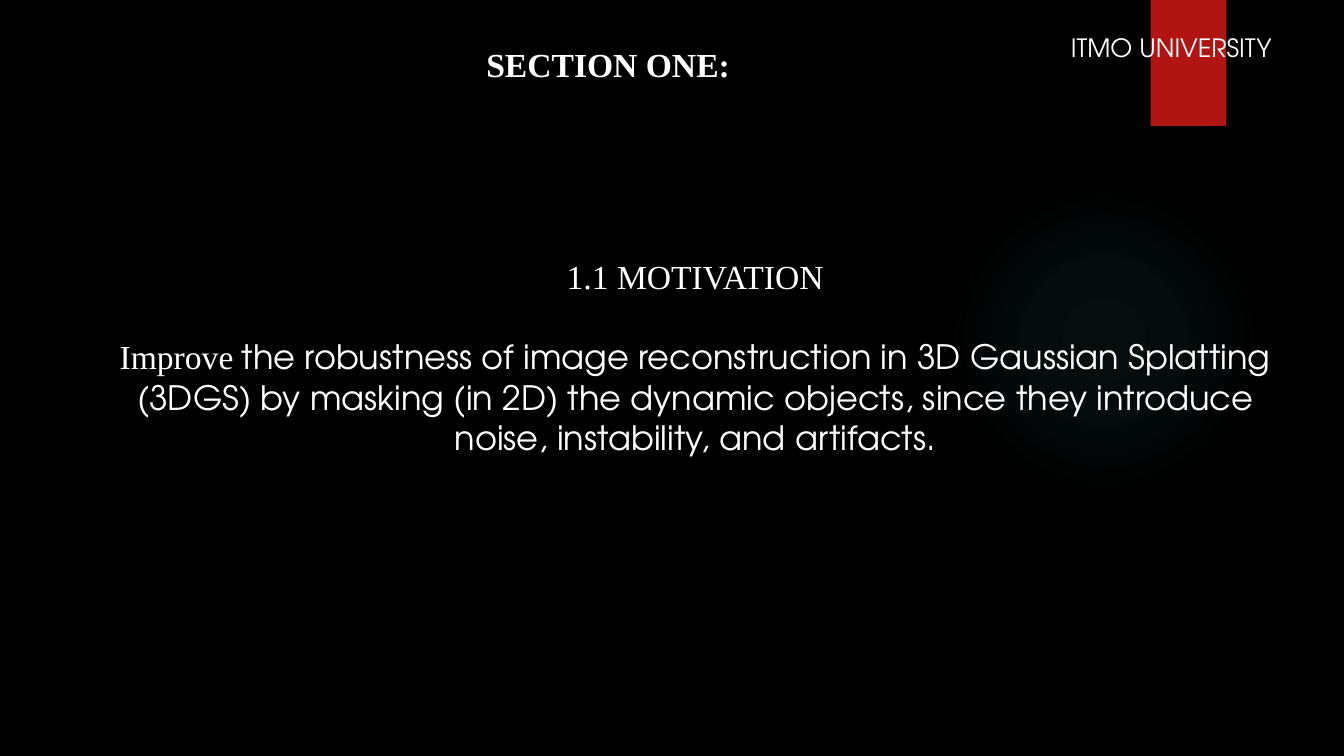
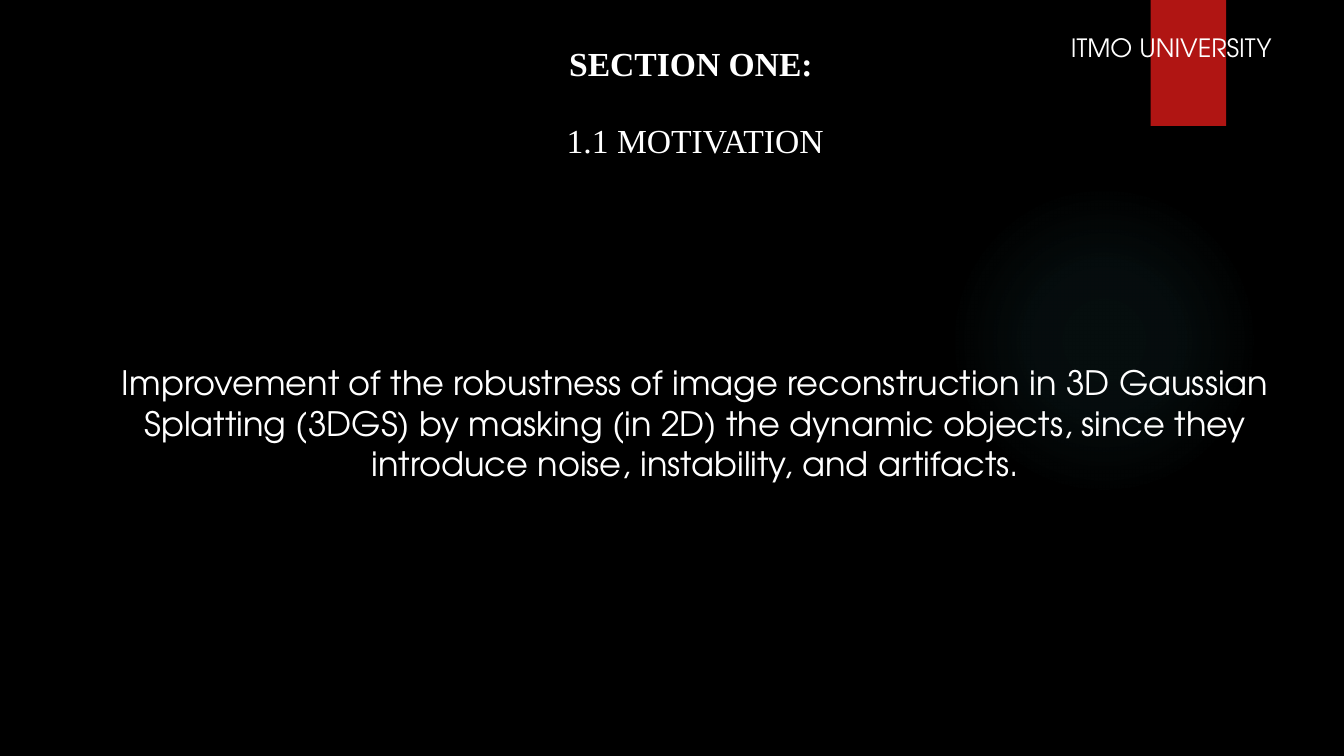
Before and after one commit to PrinssAlex/3dgs-dynamic-masking-47, a slide deck: slide 3 of 3D Gaussian Splatting via Masking Dynamic Objects.pptx. Drawn at 1344x756 pixels with LibreOffice and Linux fonts; fonts in the diff are those of the drawing; background and template pictures are left out. Boxes give left, top, right and bottom in pixels: in the first picture for what was removed or moved away, otherwise in the second. Text is boxed around its words. In the diff, an @@ line names an element or a change of style, - is before the commit and + after.

```diff
--- a/3D Gaussian Splatting via Masking Dynamic Objects.pptx
+++ b/3D Gaussian Splatting via Masking Dynamic Objects.pptx
@@ text "SECTION ONE:": place and size @@
-text "SECTION ONE:" at <box>486,54,730,78</box>
+text "SECTION ONE:" at <box>569,53,813,77</box>
@@ text "1.1 MOTIVATION": place and size @@
-text "1.1 MOTIVATION" at <box>120,266,1271,457</box>
+text "1.1 MOTIVATION" at <box>122,130,1268,483</box>
@@ text at <box>122,369,1268,483</box>: text changed @@
-Improve the robustness of image reconstruction in 3D Gaussian Splatting (3DGS) by masking (in 2D) the dynamic objects, since they introduce noise, instability, and artifacts.
+Improvement of the robustness of image reconstruction in 3D Gaussian Splatting (3DGS) by masking (in 2D) the dynamic objects, since they introduce noise, instability, and artifacts.
```
Also in this commit, not shown: 8 other slides changed, 2 slides removed.
